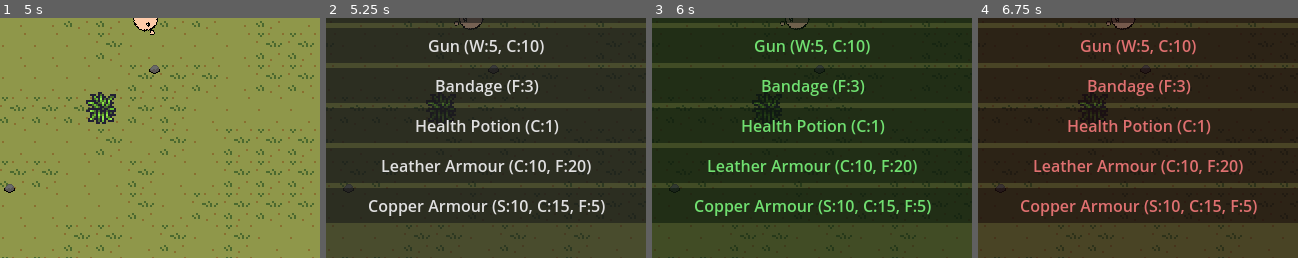
Above: before the commit, frames 1-4 (left to right).
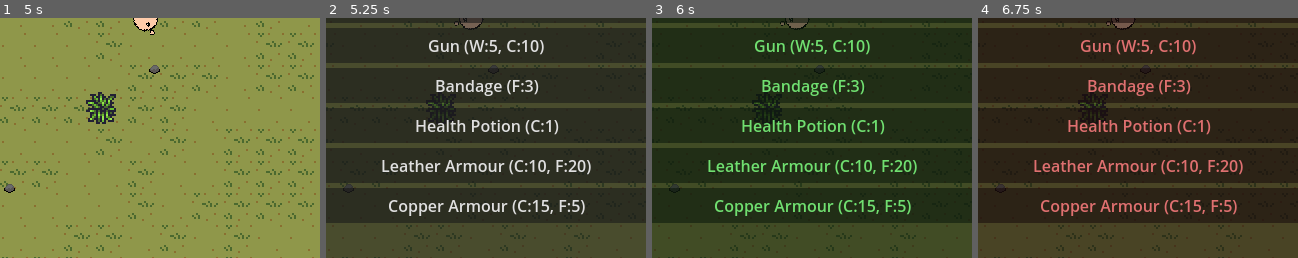
Above: after the commit, the same moments.

Repository: wondertrash/zombwio
Game: Godot game, scene res://startmenu.tscn
Same seed, same stepped clock (60 frames per second), same inputs: the game is played once before the commit and once after it.
Inputs (mouse positions are % of the whole screen's width and height, from its top left):
- Up to frame 1 (5 s): click "Play" at 0.5 s; tap Enter at 1.25 s; move the mouse to (72, 45) at 1.27 s; hold D (right) 1.28-2.03 s; hold 1 1.28-2.03 s; tap B (build) at 1.35, 3.8, 4.35 s; click (72, 45) at 1.42 s; move the mouse to (30, 55) at 2.02 s; hold S (down) 2.03-2.78 s; tap 1 at 2.1 s; tap 2 at 2.3 s; move the mouse to (60, 28) at 2.77 s; hold D (right) 2.78-3.53 s; hold 2 2.78-3.53 s; tap 3 at 3.05, 3.6 s; move the mouse to (45, 70) at 3.52 s; hold Up (ui_up) 3.53-4.28 s; click (45, 70) at 3.67 s; tap Space at 4.25 s; move the mouse to (80, 65) at 4.27 s; hold A (left) from 4.28 s (still down); hold 1 from 4.28 s (still down)
- Up to frame 2 (5.25 s): keep holding A (left); move the mouse to (20, 35) at 5.02 s; release 1 at 5.03 s; tap C (craft) at 5.1 s
- Up to frame 3 (6 s): tap 2 at 5.3 s; release A (left) at 5.75 s; click "Fist ()" at 5.75 s
- Up to frame 4 (6.75 s): click "Spear (W:5, S:2)" at 6.5 s
The pictures show only the part of the screen within x 26-76%, y 50-100%; the shares and areas given below are measured in that part.

Frame 1 is identical in both runs. In frame 2, 2.0% of the frame differs, in the area x 13-88%, y 75-83%; in frame 3, 2.0%; in frame 4, 2.0%.

Commit message:
bug fixes (more to fix), added content

Diff:
--- a/zombwio/buildingsystem.gd
+++ b/zombwio/buildingsystem.gd
@@ -45,7 +45,19 @@
 	elif type == "campfire":
 		ghost_preview = campfire_scene.instantiate()
 	ghost_preview.modulate = Color(1, 1, 1, 0.5)
+	if ghost_preview is StaticBody2D or ghost_preview is CharacterBody2D:
+		ghost_preview.set_collision_layer_value(1, false)
+		ghost_preview.set_collision_mask_value(1, false)
+	_disable_all_collision(ghost_preview)
 	get_tree().current_scene.add_child(ghost_preview)
+func _disable_all_collision(node: Node):
+	for child in node.get_children():
+		if child is CollisionShape2D:
+			child.disabled = true
+		elif child is Area2D or child is StaticBody2D:
+			child.set_collision_layer_value(1, false)
+			child.set_collision_mask_value(1, false)
+		_disable_all_collision(child)
 func try_place_structure():
 	var player = get_tree().get_first_node_in_group("player")
 	if not player:
--- a/zombwio/craftingui.gd
+++ b/zombwio/craftingui.gd
@@ -3,15 +3,15 @@
 var panel: Panel
 var is_open: bool = false
 var recipes = {
-	"Fist": {"wood": 0, "stone": 0, "copper": 0, "fiber": 0, "damage": 10, "range": 30, "type": "melee"},
-	"Spear": {"wood": 5, "stone": 2, "copper": 0, "fiber": 0, "damage": 20, "range": 50, "type": "melee"},
+	"Fist": {"wood": 0, "stone": 0, "copper": 0, "fiber": 0, "damage": 10, "range": 25, "type": "melee"},
+	"Spear": {"wood": 5, "stone": 2, "copper": 0, "fiber": 0, "damage": 20, "range": 35, "type": "melee"},
 	"Bow": {"wood": 10, "stone": 0, "copper": 0, "fiber": 5, "damage": 40, "range": 200, "type": "bow"},
-	"Crossbow": {"wood": 15, "stone": 5, "copper": 3, "fiber": 8, "damage": 60, "range": 250, "type": "bow"},
+	"Crossbow": {"wood": 15, "stone": 5, "copper": 3, "fiber": 8, "damage": 60, "range": 250, "type": "crossbow"},
 	"Gun": {"wood": 5, "stone": 0, "copper": 10, "fiber": 0, "damage": 80, "range": 300, "type": "gun"},
 	"Bandage": {"wood": 0, "stone": 0, "copper": 0, "fiber": 3, "damage": 0, "range": 0, "type": "heal"},
 	"Health Potion": {"wood": 0, "stone": 0, "copper": 1, "fiber": 0, "damage": 0, "range": 0, "type": "heal"},
 	"Leather Armour": {"wood": 0, "stone": 0, "copper": 10, "fiber": 20, "damage": 0, "range": 0, "type": "armour"},
-	"Copper Armour": {"wood": 0, "stone": 10, "copper": 15, "fiber": 5, "damage": 0, "range": 0, "type": "armour"}
+	"Copper Armour": {"wood": 0, "stone": 0, "copper": 15, "fiber": 5, "damage": 0, "range": 0, "type": "armour"}
 }
 func _ready() -> void:
 	process_mode = Node.PROCESS_MODE_ALWAYS
--- a/zombwio/player.gd
+++ b/zombwio/player.gd
@@ -87,7 +87,7 @@
 		_perform_attack()
 func _perform_attack():
 	can_attack = false
-	if current_weapon == "bow" or current_weapon == "gun":
+	if current_weapon == "bow" or current_weapon == "crossbow" or current_weapon == "gun":
 		shoot_projectile()
 	else:
 		melee_attack()
@@ -143,8 +143,13 @@
 	projectile.direction = global_position.direction_to(get_global_mouse_position())
 	projectile.rotation = projectile.direction.angle()
 	if current_weapon == "gun":
+		projectile.projectile_type = "bullet"
 		projectile.damage = 80
-	else:
+	elif current_weapon == "crossbow":
+		projectile.projectile_type = "bolt"
+		projectile.damage = 50
+	elif current_weapon == "bow":
+		projectile.projectile_type = "arrow"
 		projectile.damage = 40
 	get_parent().add_child(projectile)
 func heal(amount: float):
@@ -152,5 +157,7 @@
 	current_health = clamp(current_health, 0, max_health)
 func set_near_campfire(value: bool):
 	near_campfire = value
-#ghost blocks affect zombies
-#zombies spawn outside map
+#add attack anims and states
+#weapon firerate
+#fix startmenuand deathscreen in itch.io
+#buildings offset, should be downleft by 16px; building one building depletes resources instantly(hold?)
--- a/zombwio/projectile.gd
+++ b/zombwio/projectile.gd
@@ -1,18 +1,29 @@
 extends Area2D
-@export var speed: float = 320.0
+@export var speed: float = 400.0
 @export var damage: float = 40.0
-@export var lifetime: float = 2.5
+@export var lifetime: float = 3.0
+@export var projectile_type: String = "arrow"
 var direction: Vector2 = Vector2.ZERO
 func _ready() -> void:
 	var sprite = Sprite2D.new()
-	var texture = PlaceholderTexture2D.new()
-	texture.size = Vector2(8, 8)
-	sprite.texture = texture
-	sprite.modulate = Color(1, 1, 0)
+	if projectile_type == "arrow":
+		sprite.texture = load("res://images/arrow.png")
+		speed = 350.0
+	elif projectile_type == "bolt":
+		sprite.texture = load("res://images/bolt.png")
+		speed = 450.0
+	elif projectile_type == "bullet":
+		sprite.texture = load("res://images/bullet.png")
+		speed = 600.0
+	else:
+		var texture = PlaceholderTexture2D.new()
+		texture.size = Vector2(8, 4)
+		sprite.texture = texture
+		sprite.modulate = Color(1, 1, 0)
 	add_child(sprite)
 	var collision = CollisionShape2D.new()
-	var shape = CircleShape2D.new()
-	shape.radius = 4
+	var shape = RectangleShape2D.new()
+	shape.size = Vector2(8, 3)
 	collision.shape = shape
 	add_child(collision)
 	body_entered.connect(_on_hit)
@@ -24,3 +35,5 @@
 	if body.is_in_group("zombie"):
 		body.take_damage(damage)
 		queue_free()
+	elif body is StaticBody2D:
+		queue_free()
--- a/zombwio/zombie.gd
+++ b/zombwio/zombie.gd
@@ -43,6 +43,9 @@
 			rotation = direction.angle()
 	velocity = direction * move_speed
 	move_and_slide()
+	var map_size = Vector2(5120, 3840)
+	global_position.x = clamp(global_position.x, 0, map_size.x)
+	global_position.y = clamp(global_position.y, 0, map_size.y)
 func take_damage(amount: int):
 	health -= amount
 	modulate = Color(1, 0.3, 0.3)
--- a/zombwio/zombiemanager.gd
+++ b/zombwio/zombiemanager.gd
@@ -33,4 +33,7 @@
 		if pos.distance_to(player_pos) > spawn_distance:
 			return pos
 		attempts += 1
-	return player_pos + Vector2(spawn_distance, 0).rotated(randf() * TAU)
+	var fallback = player_pos + Vector2(spawn_distance, 0).rotated(randf() * TAU)
+	fallback.x = clamp(fallback.x, spawn_buffer, map_size.x - spawn_buffer)
+	fallback.y = clamp(fallback.y, spawn_buffer, map_size.y - spawn_buffer)
+	return fallback
Binary file added: zombwio/images/arrow.png
Not shown, added: zombwio/images/arrow.png.import
Binary file added: zombwio/images/bolt.png
Not shown, added: zombwio/images/bolt.png.import
Binary file added: zombwio/images/bullet.png
Not shown, added: zombwio/images/bullet.png.import
Not shown, changed: export.zip
Not shown, changed: export/index.html
Not shown, changed: export/index.pck
